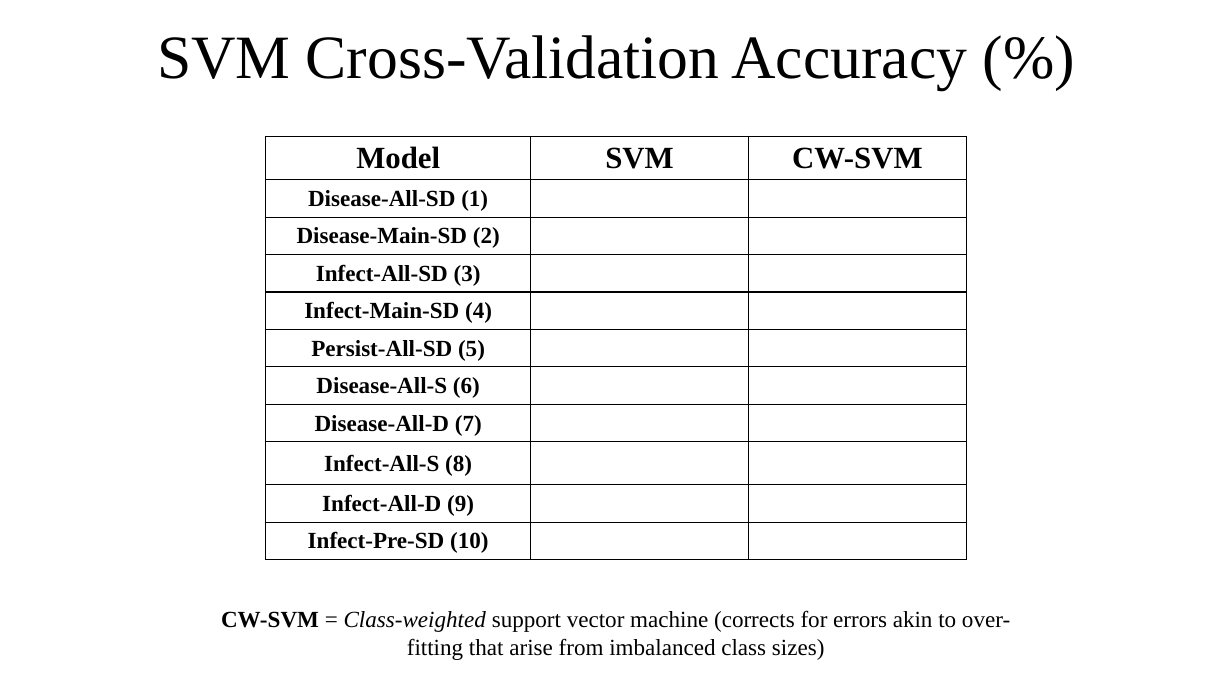
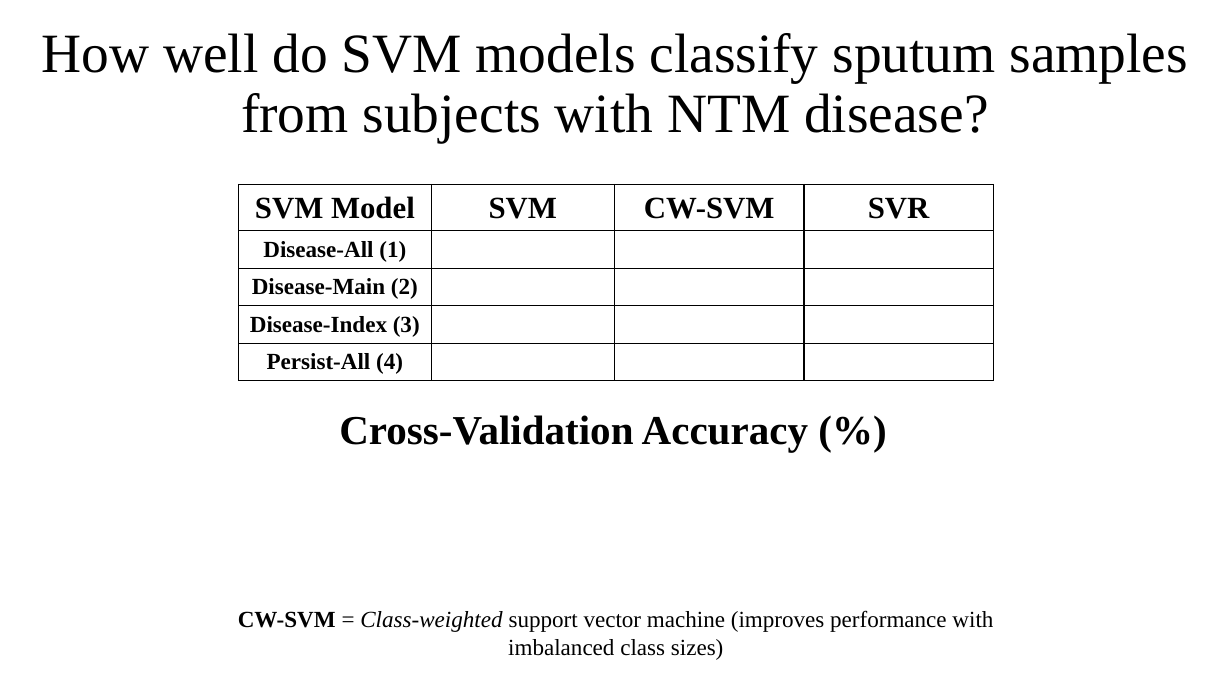
Before and after one commit to um-cf-microbiome/ml4cf, a slide deck: slide 10 of figures/src_files/NTM_Update_3_5_18.pptx (slide 8 before the commit). Drawn at 1232x693 pixels with LibreOffice and Linux fonts; fonts in the diff are those of the drawing. Boxes give left, top, right and bottom in pixels: in the first picture for what was removed or moved away, otherwise in the second. Text is boxed around its words. In the diff, an @@ line names an element or a change of style, - is before the commit and + after.

```diff
--- a/figures/src_files/NTM_Update_3_5_18.pptx
+++ b/figures/src_files/NTM_Update_3_5_18.pptx
@@ title at (x1=42, y1=33, x2=1188, y2=142): text changed; size 48 to 43.2 pt @@
-SVM Cross-Validation Accuracy (%)
+How well do SVM models classify sputum samples from subjects with NTM disease?
@@ table at (x1=238, y1=185, x2=993, y2=381) @@
-Model | SVM | CW-SVM
-Disease-All-SD (1) |  | 
-Disease-Main-SD (2) |  | 
-Infect-All-SD (3) |  | 
-Infect-Main-SD (4) |  | 
-Persist-All-SD (5) |  | 
-Disease-All-S (6) |  | 
-Disease-All-D (7) |  | 
-Infect-All-S (8) |  | 
-Infect-All-D (9) |  | 
-Infect-Pre-SD (10) |  | 
+SVM Model | SVM | CW-SVM | SVR
+Disease-All (1) |  |  | 
+Disease-Main (2) |  |  | 
+Disease-Index (3) |  |  | 
+Persist-All (4) |  |  | 
@@ table resized from (x1=265, y1=136, x2=966, y2=562) to (x1=238, y1=185, x2=993, y2=381) @@
@@ text added at (x1=339, y1=415, x2=808, y2=452), 32 pt, text #000000, bold @@
+Cross-Validation Accuracy (%)
@@ text at (x1=238, y1=610, x2=993, y2=660): text changed @@
-CW-SVM = Class-weighted support vector machine (corrects for errors akin to over-fitting that arise from imbalanced class sizes)
+CW-SVM = Class-weighted support vector machine (improves performance with imbalanced class sizes)
```
Also in this commit, not shown: 6 other slides changed, 3 slides added, 1 slide removed, 4 other files.
